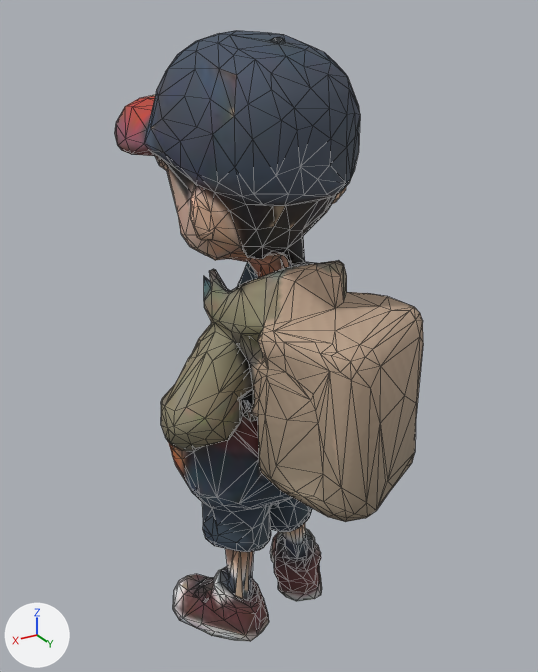
The glTF model assets/models/character-hero.glb as it was, and as the next commit left it.
The view is the same before and after, from a 50 mm lens placed at (1.124, 1.866, 1.038), pointed at (-0.016, -0.034, 0.088). The axes (+X, +Y, +Z) are drawn at lower left. The lights are the same throughout. The first picture is the older version. Mesh edges are drawn as thin lines. Vertices at exactly the same position are counted once.
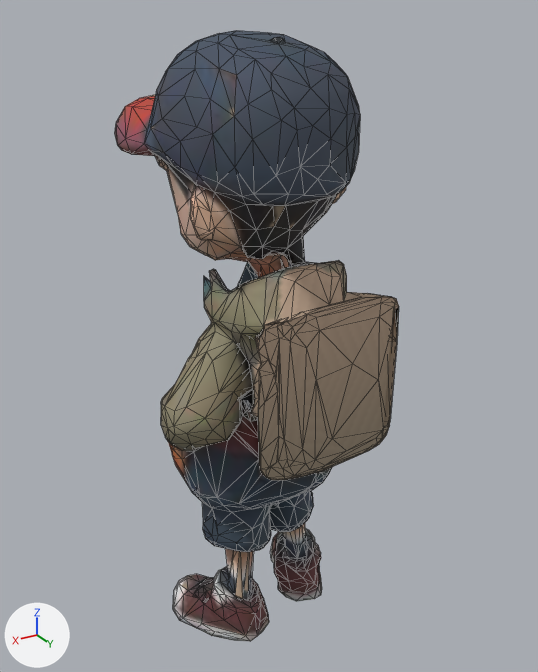
The edits, one by one:
me_mesh_0 is used by ob_mesh_0; location (0.0, 0.0, 0.0).
me_mesh_0 had 1563 vertices, 3130 faces and spanned x -0.4..0.4, y -0.54..0.54, z -1.0..1.0.
me_mesh_0 now has 1563 vertices, 3130 faces and spans x -0.4..0.4, y -0.54..0.27, z -1.0..1.0.
me_mesh_0 part 1: 91 of the vertices in x -0.34..0.17, y 0.23..0.54, z -0.3..0.26 are scaled about their middle by (1, 0.05, 1), then moved by (0.0, -0.18, 0.0).

Boxes [x1, y1, x2, y2] around the edits, measured in the pictures (538 x 672 px; the box of a moved part takes in the faces that stretch with it):
'Mesh_0', reshaped (8% narrower)
    before: [115, 30, 423, 641]
    after: [115, 30, 399, 641]
part 1 of me_mesh_0, moved or reshaped
    before: [258, 270, 423, 522]
    after: [255, 270, 399, 480]
